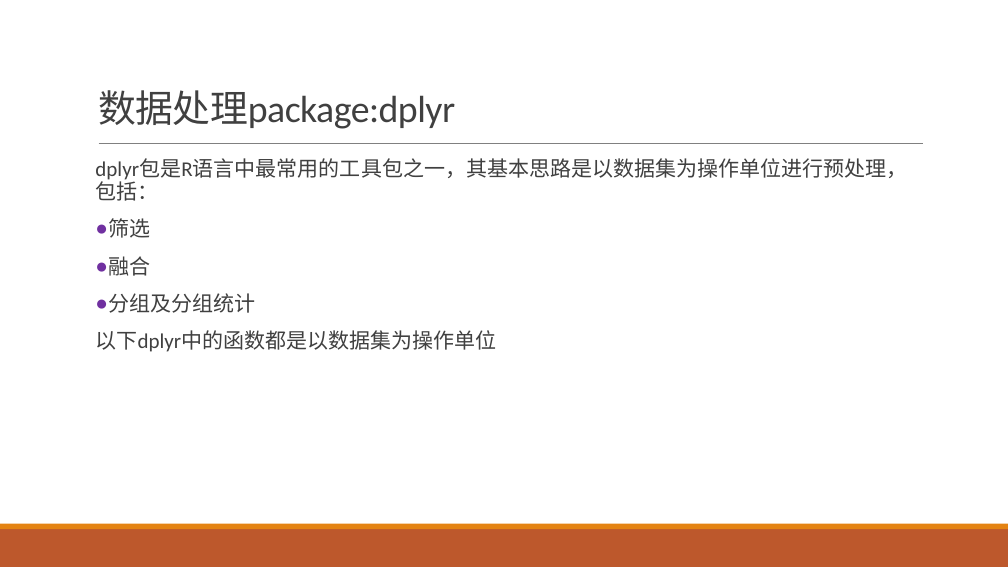
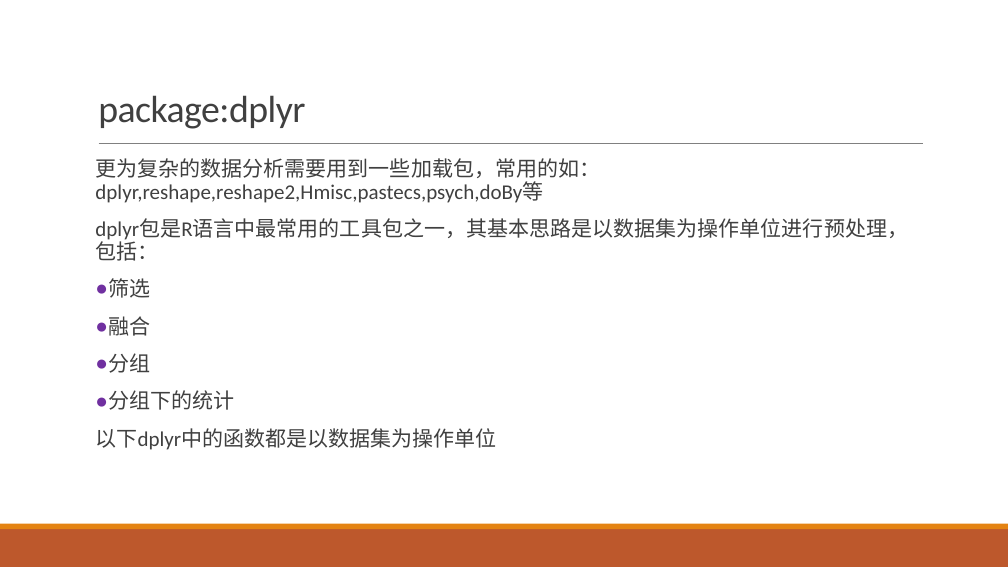
Before and after one commit to exoplanetX/DataAnalytics, a slide deck: slide 18 of 实验3-探索性分析.pptx (slide 14 before the commit). Drawn at 1008x567 pixels with LibreOffice and Linux fonts; fonts in the diff are those of the drawing. Boxes give left, top, right and bottom in pixels: in the first picture for what was removed or moved away, otherwise in the second. Text is boxed around its words. In the diff, an @@ line names an element or a change of style, - is before the commit and + after.

```diff
--- a/实验3-探索性分析.pptx
+++ b/实验3-探索性分析.pptx
@@ title at box(98, 95, 305, 129): text changed @@
-数据处理package:dplyr
+package:dplyr
@@ text at box(95, 158, 600, 203): paragraph added @@
+更为复杂的数据分析需要用到一些加载包，常用的如：dplyr,reshape,reshape2,Hmisc,pastecs,psych,doBy等
@@ text at box(108, 353, 234, 410): text changed @@
-● 分组及分组统计
+● 分组
+● 分组下的统计
```
Also in this commit, not shown: 7 other slides changed, 5 slides added, 1 slide removed, 1 other file.
